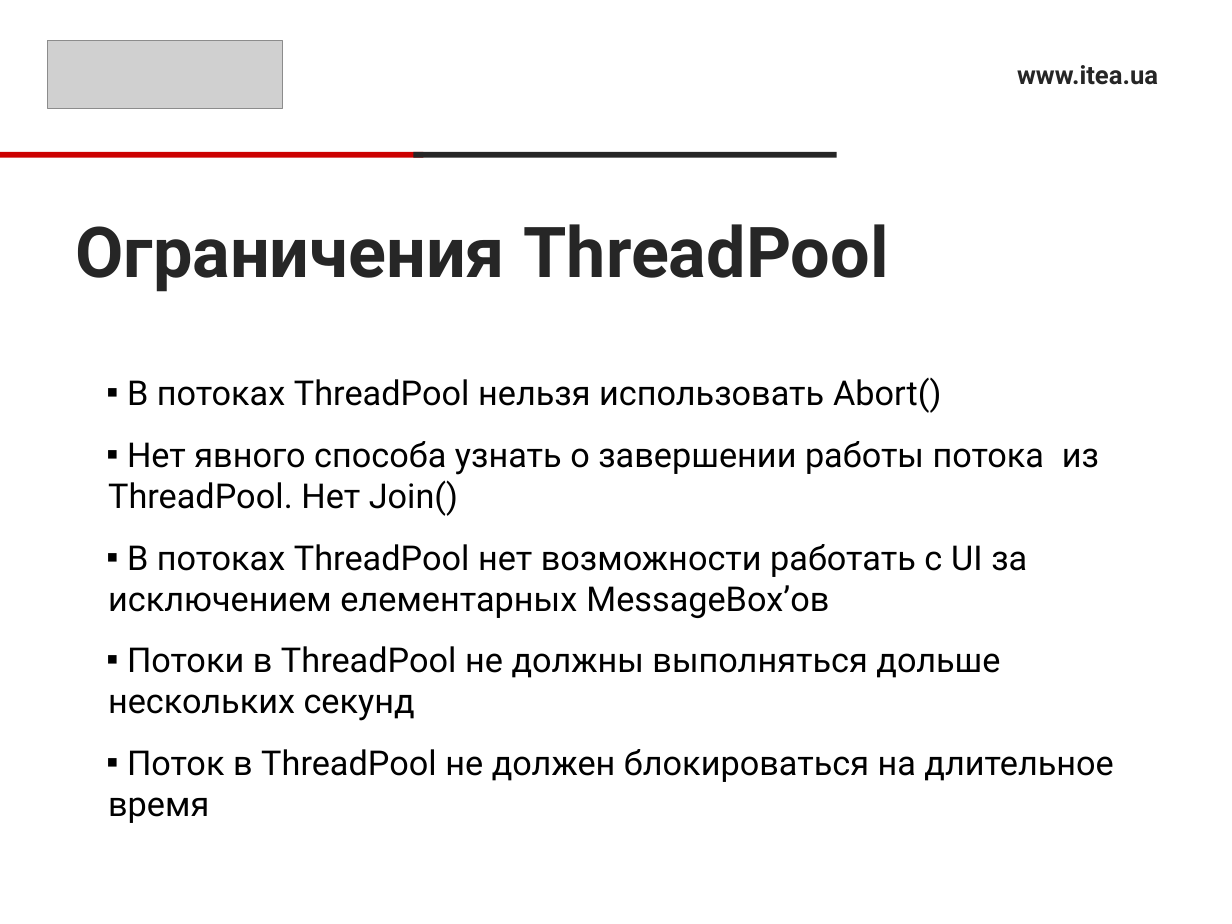
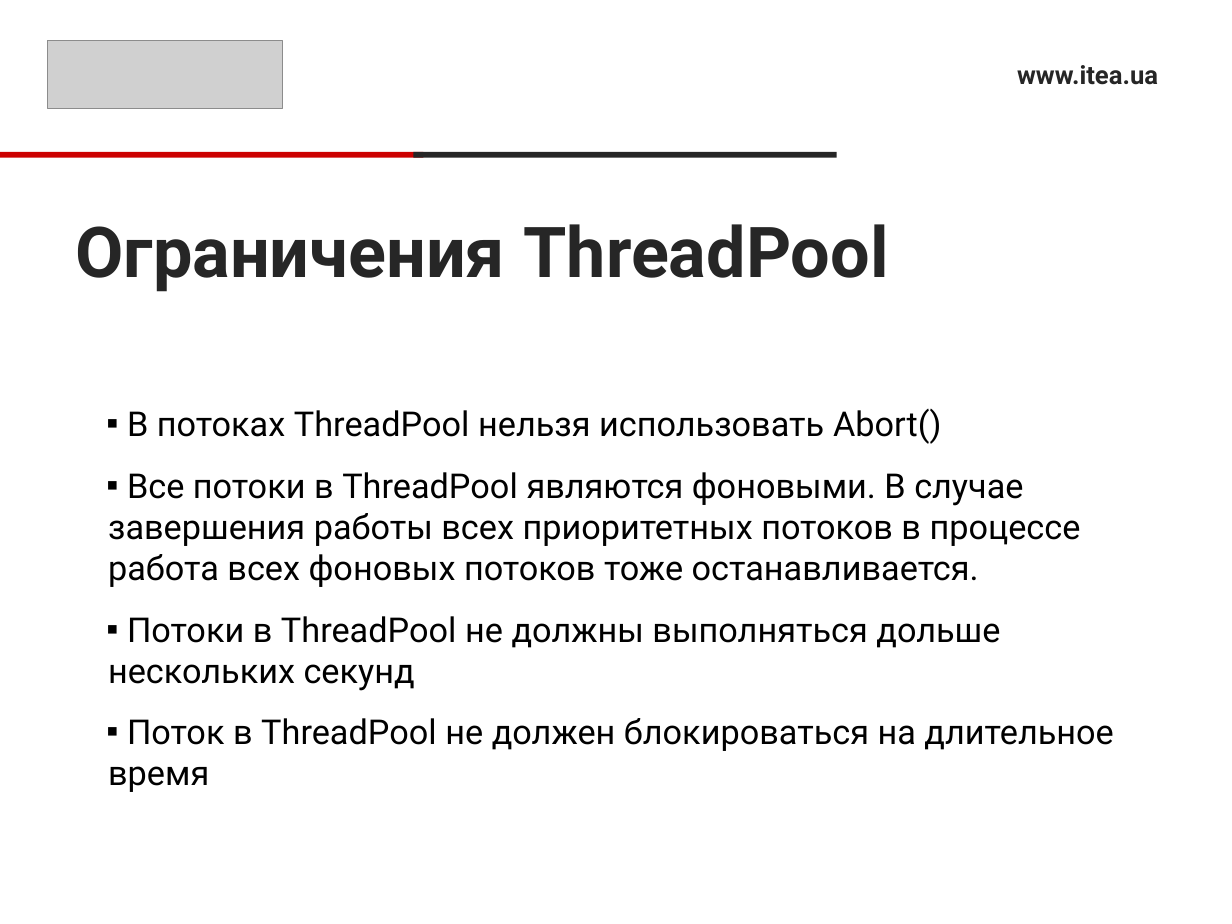
Before and after one commit to RusyaOne/CSharpAdvanced---19.01.2021, a slide deck: slide 7 of 12.Threads/ThreadsPresentation.pptx (slide 8 before the commit). Drawn at 1232x924 pixels with LibreOffice and Linux fonts; fonts in the diff are those of the drawing; grey boxes stand for pictures. Boxes give left, top, right and bottom in pixels: in the first picture for what was removed or moved away, otherwise in the second. Text is boxed around its words. In the diff, an @@ line names an element or a change of style, - is before the commit and + after.

Commit message:
Updated threads material

```diff
--- a/12.Threads/ThreadsPresentation.pptx
+++ b/12.Threads/ThreadsPresentation.pptx
@@ text at [108, 472, 1081, 587]: text changed @@
-▪ Нет явного способа узнать о завершении работы потока из ThreadPool. Нет Join()
-▪ В потоках ThreadPool нет возможности работать с UI за исключением елементарных MessageBox’ов
+▪ Все потоки в ThreadPool являются фоновыми. В случае завершения работы всех приоритетных потоков в процессе работа всех фоновых потоков тоже останавливается.
```
Also in this commit, not shown: 3 other slides changed, 1 slide removed, 7 other files.
